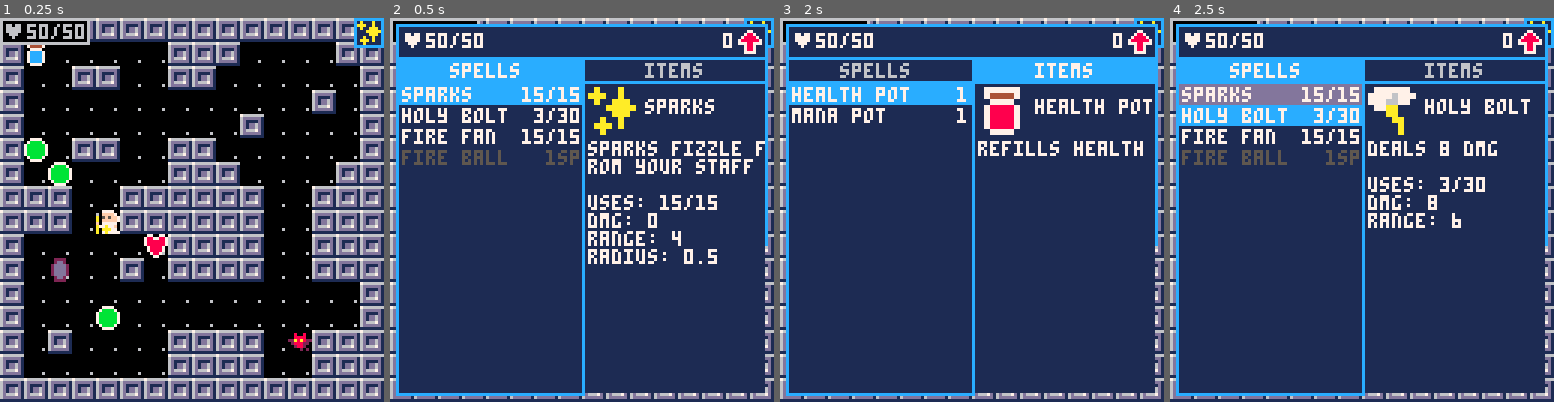
Above: before the commit, frames 1-4 (left to right).
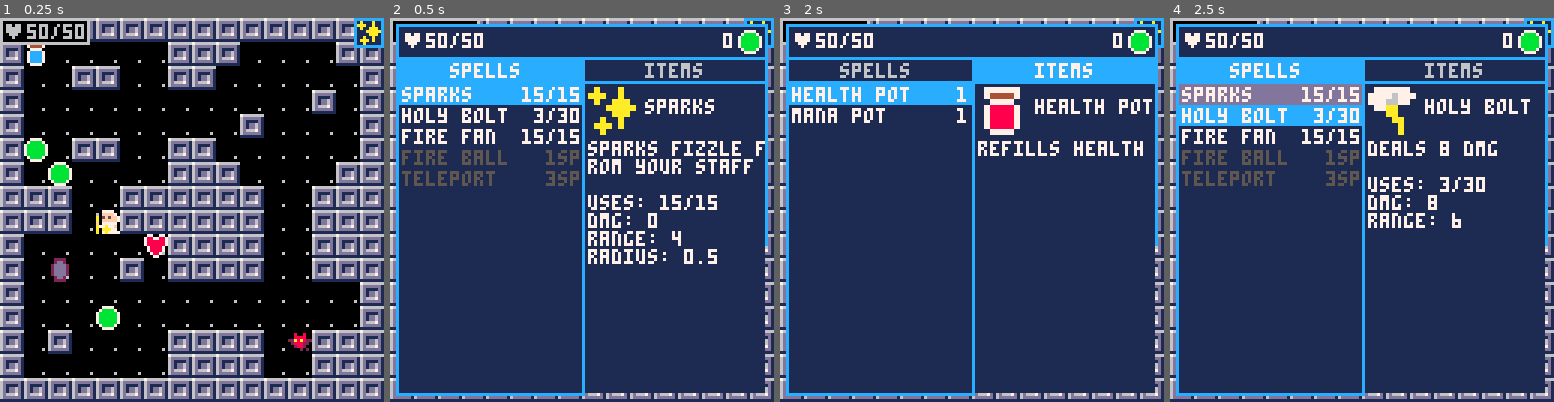
Above: after the commit, the same moments.

Repository: caudilci/pico-wiz
Game: PICO-8 cartridge wiz.p8
The game is run twice, just before and just after one commit, with the same random seed, the same clock (stepped at 60 frames per second) and the same inputs.
Inputs:
- Up to frame 1 (0.25 s): no input
- Up to frame 2 (0.5 s): tap O (Z key) at 0.33 s
- Up to frame 3 (2 s): tap O (Z key) at 0.7, 1.43 s; tap X (X key) at 1.07 s; hold Left from 1.97 s (still down)
- Up to frame 4 (2.5 s): tap X (X key) at 2.07, 2.4 s; tap O (Z key) at 2.22 s; release Left at 2.37 s; hold Down from 2.42 s (still down)

Frame 1 is identical in both runs. In frame 2, 0.9% of the frame differs, in the area x 3-97%, y 3-44%; in frame 3, 0.3%; in frame 4, 0.9%.

Commit message:
add custom cast functions to spells and teleport spell

Diff:
--- a/wiz.p8
+++ b/wiz.p8
@@ -556,9 +556,7 @@
 		return false
 	end
 	for item in all(array) do
-		if item == v then
-			return true
-		elseif item.x == v.x and item.y == v.y then
+		if item.x == v.x and item.y == v.y then
 			return true
 		end
 	end
@@ -717,7 +715,7 @@
 	rect(2,2,125,13,12)
 	rectfill(3,3,124,12,1)
 	draw_hp(3,3,0,0,7,false)
-	spr(items[2].sprite,116,4)
+	spr(items[5].sprite,116,4)
 	print(player.sp, 111,5,7)
 end
 
@@ -820,7 +818,7 @@
 		set_state("standby")
 
 	elseif(btnp(4))then
-		cast_spell(player.spells[player.spell_index])
+		player.spells[player.spell_index]:cast()
 		reset_range()
 		reset_target()
 		set_state("turn")
@@ -896,7 +894,7 @@
 	end
 end
 
-function dmg(damage, targets)
+function dmg_mob(damage, targets)
 	for mob in all(mobs) do
 		if mob != player and includes_point(targets,{x=mob.x,y=mob.y})  then
 			mob.hp -= damage
@@ -904,10 +902,10 @@
 	end
 end
 
-function cast_spell(spell, targets)
+function cast_spell(spell)
 	spell.uses -= 1
 	add(ani_queue, {spell.ani, target})
-	dmg(spell.dmg, target)
+	dmg_mob(spell.dmg, target)
 end
 
 
@@ -1267,11 +1265,10 @@
 				ani={160,161,162,163},
 				spelltype = spelltypes[1],
 				radius=0.5,
-				mtype="heal",
 				range=4,
 				dmg=0,
 				cooldown=3,
-				additional_effect = function () end
+				cast = cast_spell
 			},
 			--different heal levels that cause enemy status effects
 			--different shield levels
@@ -1288,6 +1285,7 @@
 				range=6,
 				radius=1,
 				dmg=8,
+				cast = cast_spell
 			},
 			{
 				name="fire fan",
@@ -1300,9 +1298,9 @@
 				spelltype = spelltypes[3],
 				-- in fan type spells radius is an angle in degrees
 				angle=30,
-				mtype="heal",
 				range=4,
 				dmg=5,
+				cast = cast_spell
 			},
 			{
 				name="fire ball",
@@ -1314,10 +1312,39 @@
 				ani={148,149,150,151},
 				spelltype = spelltypes[1],
 				radius=2,
-				mtype="heal",
 				range=4,
 				dmg=5,
+				cast = cast_spell
 			},
+			{
+				name="teleport",
+				spcost=3,
+				maxuses=5,
+				uses=5,
+				description="teleport or swap places with an enemy",
+				icon={x=48,y=64},
+				ani={152,153,154,155},
+				spelltype = spelltypes[1],
+				radius=0.5,
+				range=4,
+				dmg=0,
+				cast = function (spell)
+					spell.uses -= 1
+					add(target, {x = player.x, y= player.y})
+					add(ani_queue, {spell.ani, target})
+					dmg_mob(spell.dmg, target)
+					local x,y = player.x, player.y
+					for mob in all(mobs) do
+						if mob != player and includes_point(target,{x=mob.x,y=mob.y})  then
+							player.x, player.y = mob.x, mob.y
+							mob.x, mob.y = x,y
+						end
+					end
+					if player.x == x and player.y==y then
+						player.x,player.y = target[1].x, target[1].y
+					end
+				end
+			}
 		}
 end
 __gfx__
@@ -1385,22 +1412,22 @@
 00000000000000000000000000000000000000000000000000000000000000000000000000000000000000000000000000000000000000000000000000000000
 00000000000000000000000000000000000000000000000000000000000000000000000000000000000000000000000000000000000000000000000000000000
 00000000000000000000000000000000000000000000000000000000000000000000000000000000000000000000000000000000000000000000000000000000
-0a000a000777777000aaaa0000bbbb00080800080008800000000000000000000000000000000000000000000000000000000000000000000000000000000000
-aaa00a00777767770a00a0a00b0000b0800080800088880000000000000000000000000000000000000000000000000000000000000000000000000000000000
-0a00aaa077766770a00aaa0ab000000b880880880088980000000000000000000000000000000000000000000000000000000000000000000000000000000000
+0a000a000777777000aaaa0000bbbb0008080008000880000dddddd0000000000000000000000000000000000000000000000000000000000000000000000000
+aaa00a00777767770a00a0a00b0000b08000808000888800d000000d000000000000000000000000000000000000000000000000000000000000000000000000
+0a00aaa077766770a00aaa0ab000000b88088088008898000dddddd0000000000000000000000000000000000000000000000000000000000000000000000000
 000aaaaa077aa000a000a00ab000000b898888980889988000000000000000000000000000000000000000000000000000000000000000000000000000000000
-0000aaa0000aa000a00a000ab000000ba889988a889a998000000000000000000000000000000000000000000000000000000000000000000000000000000000
-00a00a000000aa00a0aaa00ab000000b0a8888a0899aa98800000000000000000000000000000000000000000000000000000000000000000000000000000000
-0aaa0a0000000a000a0a00a00b0000b000a88a0089a9a99800000000000000000000000000000000000000000000000000000000000000000000000000000000
+0000aaa0000aa000a00a000ab000000ba889988a889a99800eeeeee0000000000000000000000000000000000000000000000000000000000000000000000000
+00a00a000000aa00a0aaa00ab000000b0a8888a0899aa988e000000e000000000000000000000000000000000000000000000000000000000000000000000000
+0aaa0a0000000a000a0a00a00b0000b000a88a0089a9a9980eeeeee0000000000000000000000000000000000000000000000000000000000000000000000000
 00a0000000000a0000aaaa0000bbbb00000aa00008a77a8000000000000000000000000000000000000000000000000000000000000000000000000000000000
-a000000000a00a000aa0a0a00a00a0a0000000000000000000000000000880000000000000000000000000000000000000000000000000000000000000000000
-a000000000a00a000a00a0a00a00a0a0000000000000000000008000008888000000000000000000000000000000000000000000000000000000000000000000
-a00000000aa0aa000a00a0a0aa0aa0a0000000000000000000088880008898000000000000000000000000000000000000000000000000000000000000000000
-aa0000000a00a0000a00a0a0a00a0a00000000000000880000089980088998800000000000000000000000000000000000000000000000000000000000000000
-0aa000000a00a0000aa0a00aa0aa0a0a000000000008880008889980889a99800000000000000000000000000000000000000000000000000000000000000000
-00a000000a0a000000a0a00aa0a00a0a000088000088998008999998899aa9880000000000000000000000000000000000000000000000000000000000000000
-00a00000aa0a00000aa0aa0a00a0a0aa00088800008999800899aaa889a9a9980000000000000000000000000000000000000000000000000000000000000000
-00a00000a0aa00000a000a0000a0a0a0000898000089aa80089aa7a808a77a800000000000000000000000000000000000000000000000000000000000000000
+a000000000a00a000aa0a0a00a00a0a000000000000000000000000000088000000000000dddddd0d000000d0dddddd000000000000000000000000000000000
+a000000000a00a000a00a0a00a00a0a0000000000000000000008000008888000dddddd0d000000d0dddddd00000000000000000000000000000000000000000
+a00000000aa0aa000a00a0a0aa0aa0a000000000000000000008888000889800d000000d0dddddd0000000000eeeeee000000000000000000000000000000000
+aa0000000a00a0000a00a0a0a00a0a00000000000000880000089980088998800dddddd0000000000eeeeee0e000000e00000000000000000000000000000000
+0aa000000a00a0000aa0a00aa0aa0a0a000000000008880008889980889a9980000000000eeeeee0e000000e0eeeeee000000000000000000000000000000000
+00a000000a0a000000a0a00aa0a00a0a000088000088998008999998899aa9880eeeeee0e000000e0eeeeee00000000000000000000000000000000000000000
+00a00000aa0a00000aa0aa0a00a0a0aa00088800008999800899aaa889a9a998e000000e0eeeeee0000000000dddddd000000000000000000000000000000000
+00a00000a0aa00000a000a0000a0a0a0000898000089aa80089aa7a808a77a800eeeeee0000000000dddddd0d000000d00000000000000000000000000000000
 00000000000000000000000000aaaa00000000000000000000000000000000000000000000000000000000000000000000000000000000000000000000000000
 000000000000000000aaaa000a0000a0000000000000000000000000000000000000000000000000000000000000000000000000000000000000000000000000
 00000000000aa0000a0000a0a000000a000000000000000000000000000000000000000000000000000000000000000000000000000000000000000000000000
Not shown, changed: README.md
